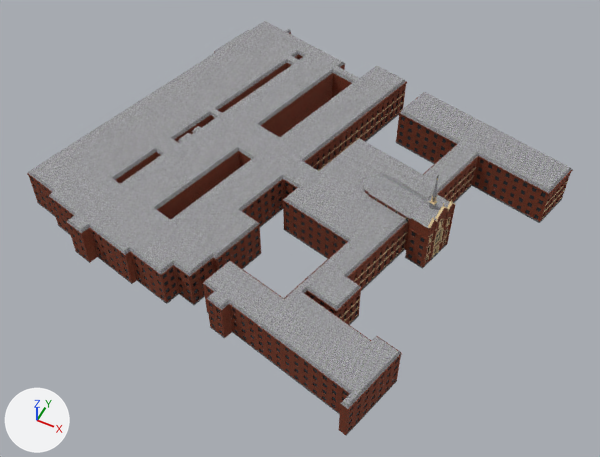
Two versions of the glTF model viewer/districts/2018-harmonie/landmarks/7345816.glb, one commit apart.
One viewpoint serves both versions: a 50 mm lens placed at (178.8, 271.4, 221.9), pointed at (91.9, 445.4, 4.5). Every picture has the same lights, and +X, +Y and +Z are marked at lower left. The picture after the commit comes second. Where no turn or scale is listed for an object, it has been applied to the vertices. Vertices at exactly the same position are counted once.

The older version as bpy lines, for what is in view:
```python
me_bldg_7345816_landmark = bpy.data.meshes.new('bldg_7345816_landmark')
me_bldg_7345816_landmark.from_pydata(...)  # 32352 vertices, 51568 faces; spans x -86.0..86.0, y -77.0..77.0, z -18.0..18.0
me_bldg_7345816_landmark.materials.append(mat_lm_bluestone)
me_bldg_7345816_landmark.materials.append(mat_lm_brick_red)
me_bldg_7345816_landmark.materials.append(mat_lm_brick_dark)
me_bldg_7345816_landmark.materials.append(mat_lm_door)  # brown #654b38
me_bldg_7345816_landmark.materials.append(mat_lm_frame_dark)  # dark grey #555555
me_bldg_7345816_landmark.materials.append(mat_lm_glass)  # dark grey #383f45
me_bldg_7345816_landmark.materials.append(mat_lm_gold)  # yellow #e5cb81
me_bldg_7345816_landmark.materials.append(mat_lm_iron)  # dark grey #454b48
me_bldg_7345816_landmark.materials.append(mat_church_slate)
me_bldg_7345816_landmark.materials.append(mat_lm_stone_white)
ob_bldg_7345816_landmark = bpy.data.objects.new('bldg_7345816_landmark', me_bldg_7345816_landmark)
ob_bldg_7345816_landmark.location = (84.2, 459.2, 18.6)
```
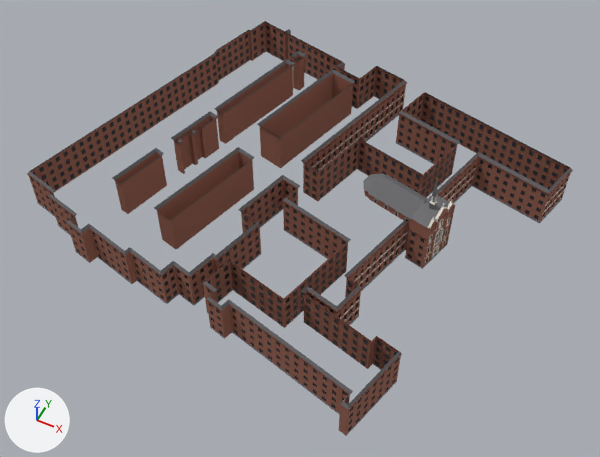
Where the newer file only moved an object's origin or applied its transform, the numbers keep the older frame.

The change, as a list of edits to the scene's bpy script:
```text
Add mat_stone_white:
    mat_stone_white = principled_material('stone_white')
    mat_stone_white.base_color = (0.82, 0.78, 0.7)  # white #eae5da
    mat_stone_white.roughness = 0.82
Add mat_brick_dark:
    mat_brick_dark = principled_material('brick_dark')
    mat_brick_dark.base_color = (0.17, 0.06, 0.04)  # brown #734538
    mat_brick_dark.roughness = 0.94
Add mat_brick:
    mat_brick = principled_material('brick')
    mat_brick.base_color = (0.31, 0.12, 0.08)  # brown #976150
    mat_brick.roughness = 0.9
Add mat_slate:
    mat_slate = principled_material('slate')
    mat_slate.base_color = (0.14, 0.14, 0.15)  # dark grey #69696c
    mat_slate.roughness = 0.7
Add mat_bluestone:
    mat_bluestone = principled_material('bluestone')
    mat_bluestone.base_color = (0.19, 0.2, 0.24)  # grey #797c86
    mat_bluestone.roughness = 0.86
Change me_bldg_7345816_landmark:
    used by ob_bldg_7345816_landmark; location = (84.2, 459.2, 18.6)
    remove me_bldg_7345816_landmark.from_pydata(...)  # 32352 vertices, 51568 faces; spans x -86.0..86.0, y -77.0..77.0, z -18.0..18.0
    remove me_bldg_7345816_landmark.materials.append(mat_lm_bluestone)
    add me_bldg_7345816_landmark.from_pydata(...)  # 32663 vertices, 51536 faces; spans x -86.0..86.0, y -77.0..77.0, z -19.0..18.0
    me_bldg_7345816_landmark part 1: 1155 vertices moved within x -85.0..86.0, y -74.0..74.0, z -18.0..7.0; 1570 vertices removed from x -86.0..86.0, y -74.0..76.0, z -18.0..7.0; 1881 vertices added at x -86.0..86.0, y -77.0..76.0, z -19.0..6.0
    me_bldg_7345816_landmark part 2: 9020 faces spanning x -86.0..86.0, y -77.0..77.0, z -19.0..6.0 switch from mat_lm_brick_red to mat_brick (brown #976150)
    me_bldg_7345816_landmark part 3: 7663 faces spanning x -86.0..86.0, y -77.0..77.0, z -18.0..1.0 switch from mat_lm_brick_dark to mat_brick_dark (brown #734538)
    me_bldg_7345816_landmark part 4: 203 faces spanning x -86.0..86.0, y -76.0..77.0, z -3.0..17.0 switch from mat_church_slate to mat_slate (dark grey #69696c)
    me_bldg_7345816_landmark part 5: 1954 faces spanning x -1.0..86.0, y -47.0..66.0, z -18.0..10.0 switch from mat_lm_stone_white to mat_stone_white (white #eae5da)
    add me_bldg_7345816_landmark.materials.append(mat_bluestone)  # grey #797c86
```

Boxes (x1, y1, x2, y2) around the edits, measured in the pictures (600 x 457 px; the box of a moved part takes in the faces that stretch with it):
'bldg_7345816_landmark', reshaped
    before: (27, 21, 573, 435)
    after: (27, 21, 573, 436)
part 1 of me_bldg_7345816_landmark, moved or reshaped
    before: (36, 88, 573, 432)
    after: (36, 22, 569, 436)
part 2 of me_bldg_7345816_landmark, recoloured
    before: (29, 54, 570, 434)
    after: (29, 23, 569, 434)
part 3 of me_bldg_7345816_landmark, recoloured
    before: (30, 51, 572, 431)
    after: (28, 25, 572, 429)
part 4 of me_bldg_7345816_landmark, recoloured
    before: (28, 29, 572, 404)
    after: (28, 21, 572, 405)
part 5 of me_bldg_7345816_landmark, recoloured
    before: (313, 94, 568, 323)
    after: (303, 94, 567, 323)
